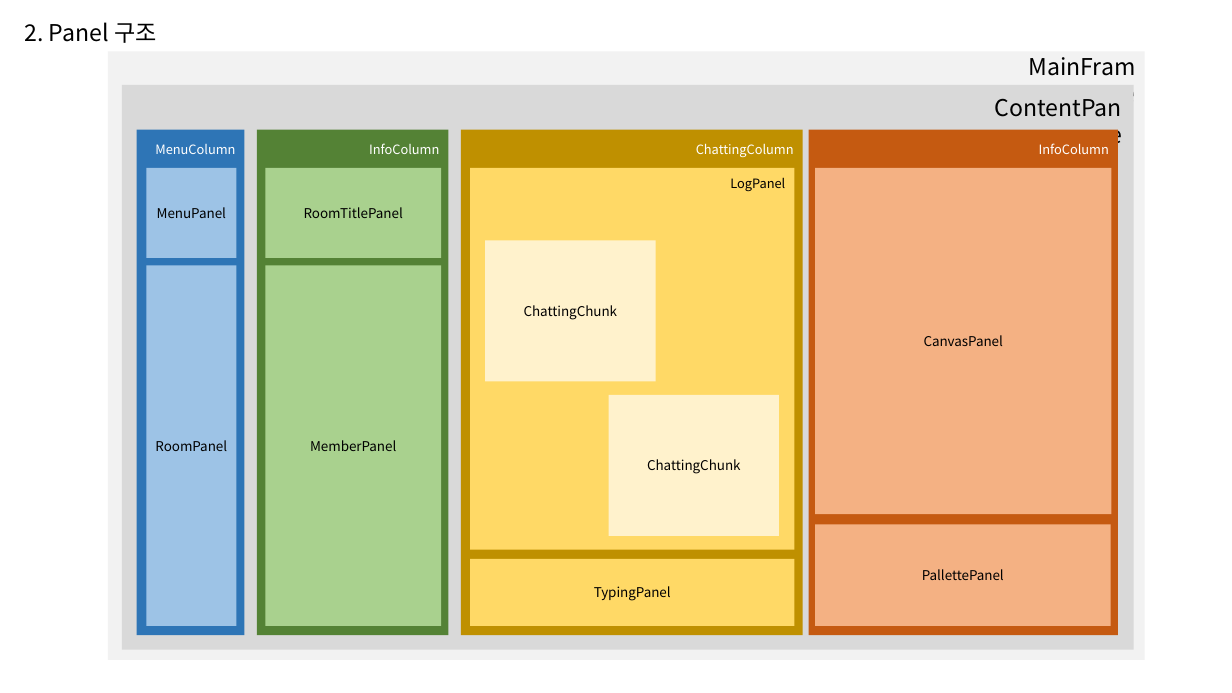
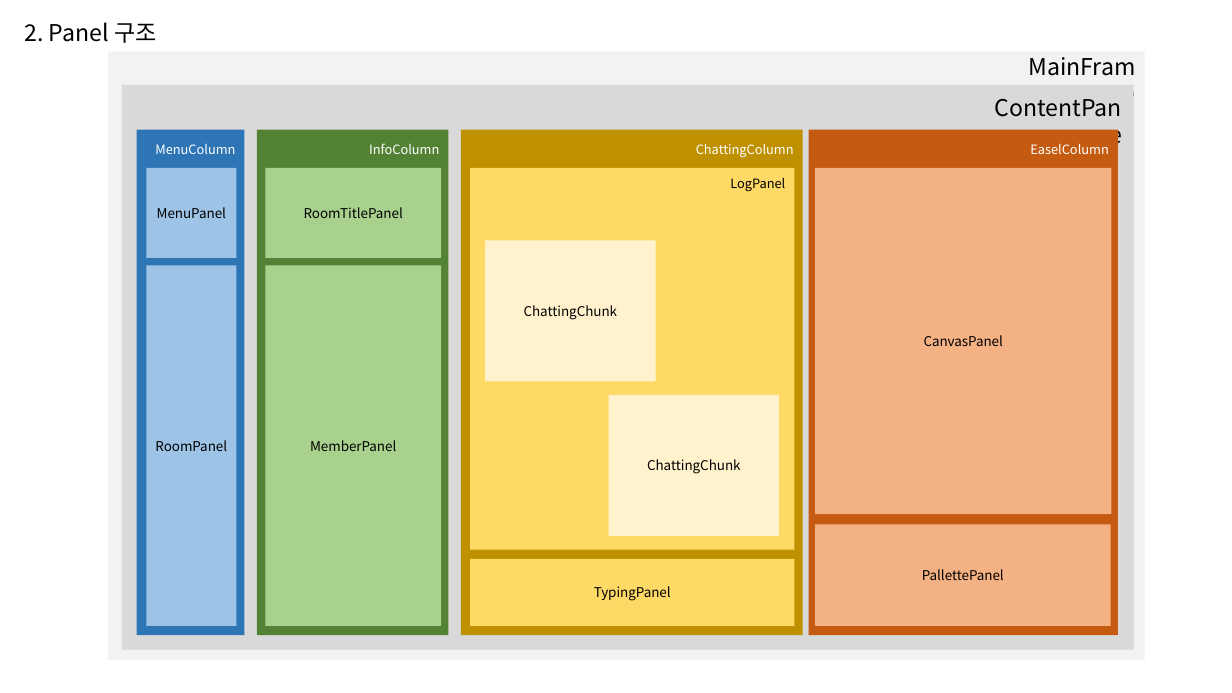
Before and after one commit to yunseunghyeok/PaintChatting, a slide deck: slide 3 of 문서/UI 디자인 명세.pptx. Drawn at 1232x693 pixels with LibreOffice and Linux fonts; fonts in the diff are those of the drawing. Boxes give left, top, right and bottom in pixels: in the first picture for what was removed or moved away, otherwise in the second. Text is boxed around its words. In the diff, an @@ line names an element or a change of style, - is before the commit and + after.

```diff
--- a/문서/UI 디자인 명세.pptx
+++ b/문서/UI 디자인 명세.pptx
@@ text at [1030, 143, 1108, 154]: text changed @@
-InfoColumn
+EaselColumn
```
Also in this commit, not shown: 1 other file.
